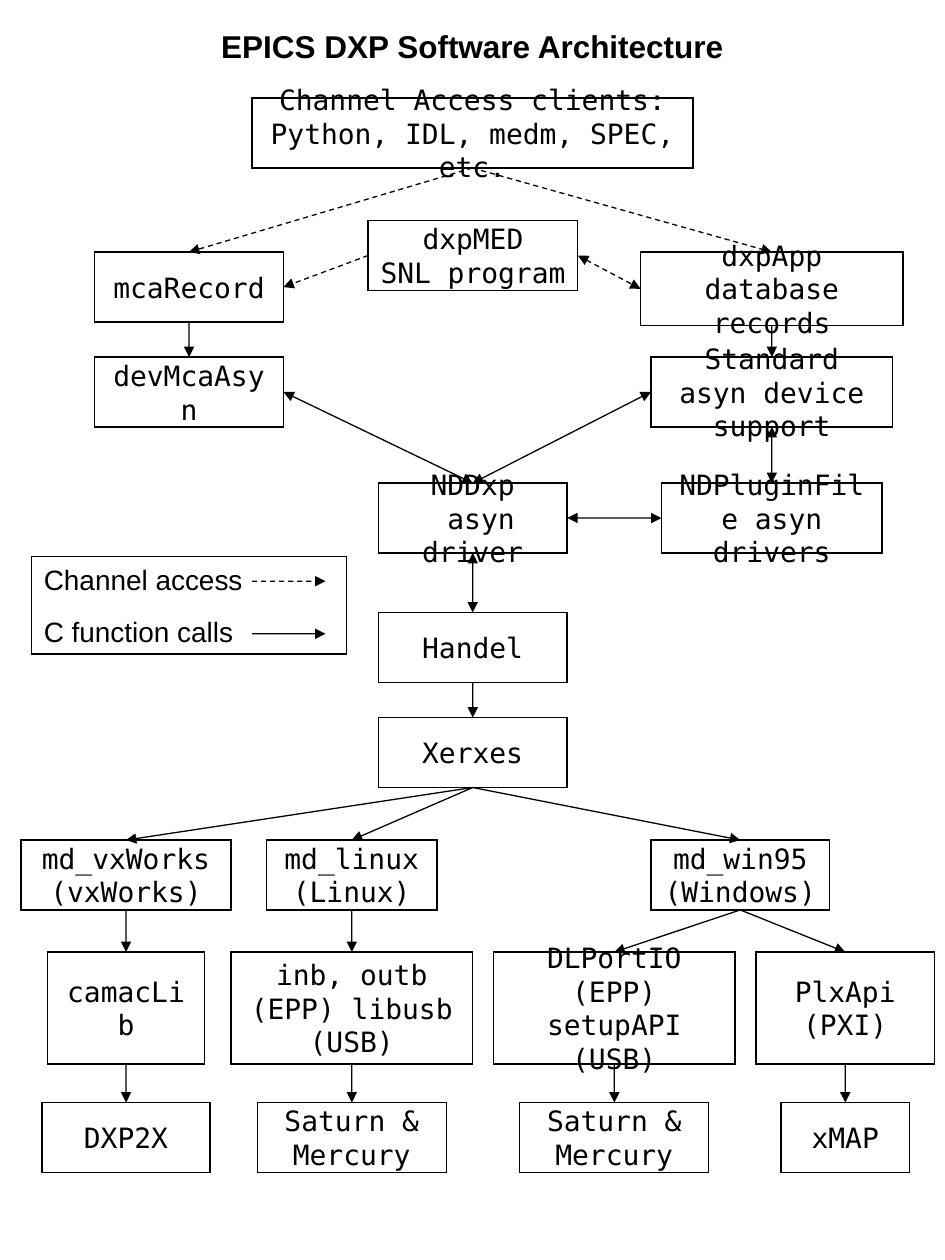
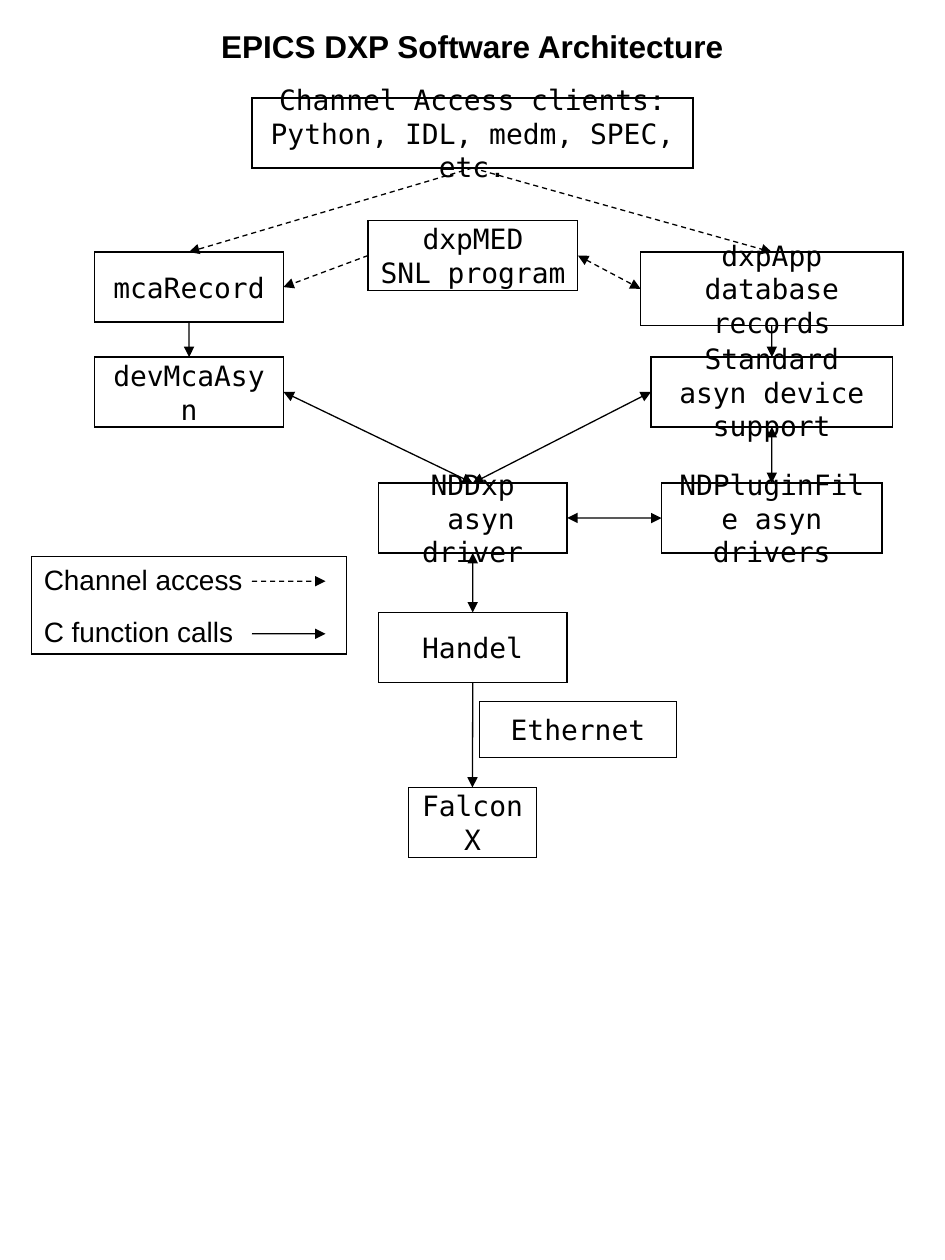
Before and after one commit to epics-modules/dxpSITORO, a slide deck: slide 1 of documentation/dxpSITOROFlowchart.ppt. Drawn at 945x1260 pixels with LibreOffice and Linux fonts; fonts in the diff are those of the drawing. Boxes give left, top, right and bottom in pixels: in the first picture for what was removed or moved away, otherwise in the second. Text is boxed around its words. In the diff, an @@ line names an element or a change of style, - is before the commit and + after.

Commit message:
Updated

```diff
--- a/documentation/dxpSITOROFlowchart.ppt
+++ b/documentation/dxpSITOROFlowchart.ppt
@@ arrow moved from (472, 683) - (472, 718) to (472, 683) - (472, 788) @@
@@ rectangle removed at (378, 717, 567, 788) @@
-Xerxes
@@ rectangle added at (480, 702, 677, 757), outline #000000 0.74 pt, 16 pt, text #000000 @@
+Ethernet
@@ arrow removed from (472, 788) to (126, 840) @@
@@ arrow removed from (472, 788) to (352, 840) @@
@@ rectangle added at (408, 788, 537, 858), outline #000000 0.74 pt, 16 pt, text #000000 @@
+FalconX
@@ arrow removed from (472, 788) to (741, 840) @@
@@ rectangle removed at (21, 840, 232, 911) @@
-md_vxWorks
-(vxWorks)
@@ rectangle removed at (266, 840, 436, 911) @@
-md_linux
-(Linux)
@@ rectangle removed at (651, 840, 830, 911) @@
-md_win95
-(Windows)
@@ arrow removed from (126, 910) to (126, 953) @@
@@ arrow removed from (352, 910) to (352, 953) @@
@@ arrow removed from (741, 910) to (614, 953) @@
@@ arrow removed from (741, 910) to (845, 953) @@
@@ rectangle removed at (48, 953, 205, 1065) @@
-camacLib
@@ rectangle removed at (231, 953, 472, 1065) @@
-inb, outb (EPP) libusb (USB)
@@ rectangle removed at (494, 953, 736, 1065) @@
-DLPortIO (EPP)
-setupAPI (USB)
@@ rectangle removed at (756, 953, 935, 1065) @@
-PlxApi (PXI)
@@ arrow removed from (126, 1063) to (126, 1102) @@
@@ arrow removed from (352, 1063) to (352, 1102) @@
@@ arrow removed from (614, 1063) to (615, 1102) @@
@@ arrow removed from (845, 1063) to (845, 1102) @@
@@ rectangle removed at (42, 1102, 209, 1173) @@
-DXP2X
@@ rectangle removed at (257, 1102, 446, 1173) @@
-Saturn & Mercury
@@ rectangle removed at (520, 1102, 709, 1173) @@
-Saturn & Mercury
@@ rectangle removed at (781, 1102, 910, 1173) @@
-xMAP
```
